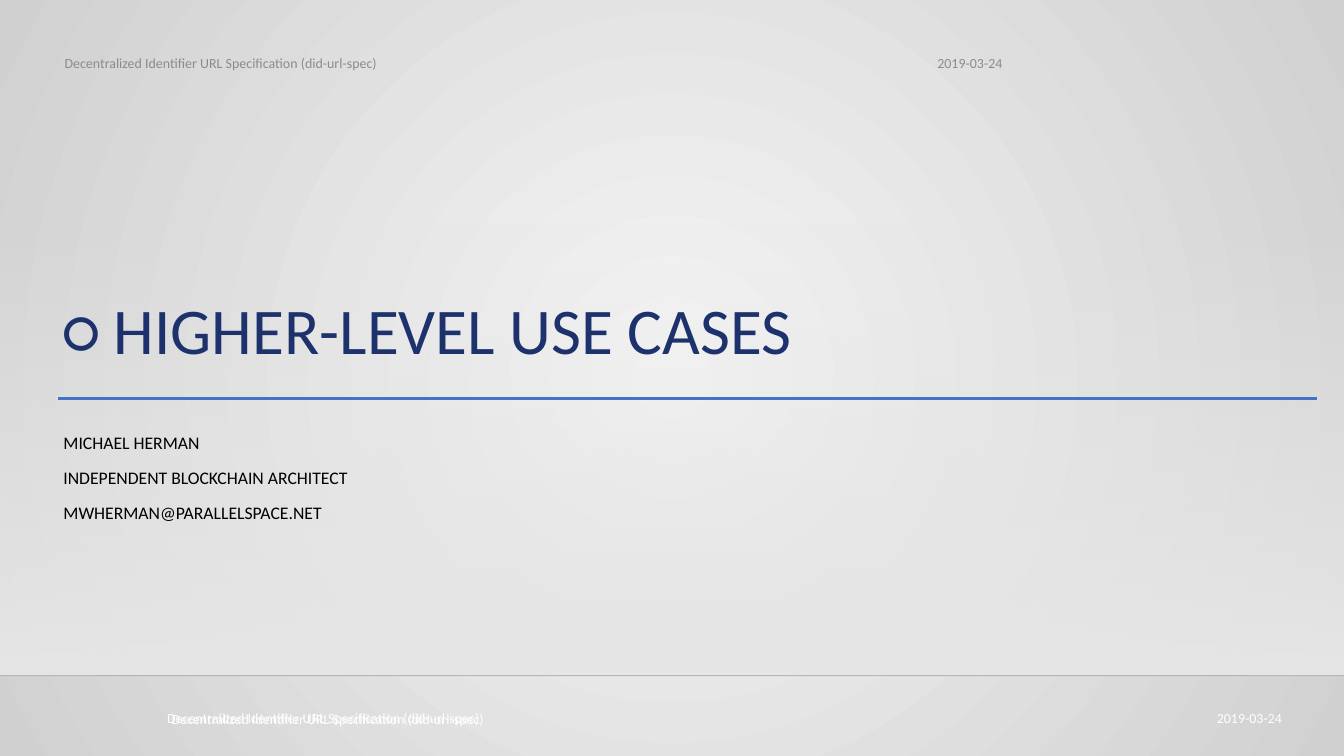
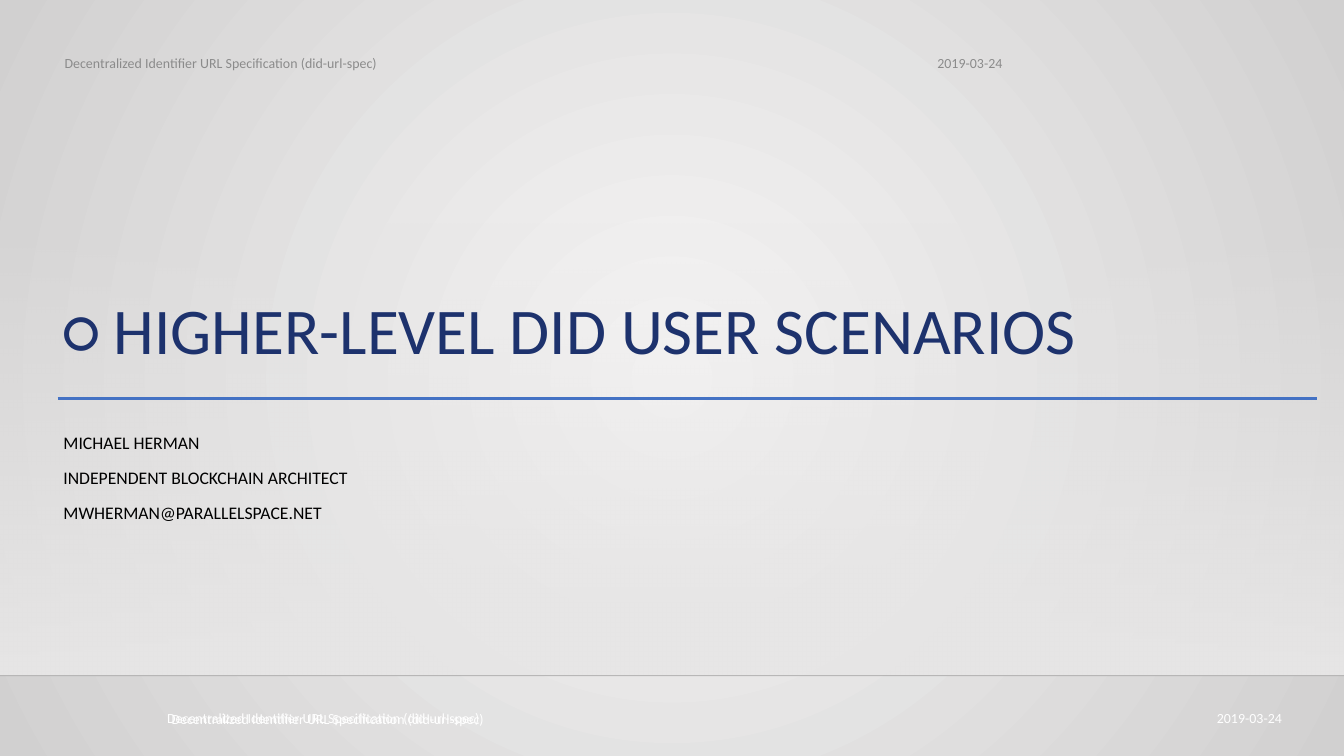
Before and after one commit to mwherman2000/did-uri-spec, a slide deck: slide 36 of src/HBB-did-url-spec v0.6.pptx (slide 37 before the commit). Drawn at 1344x756 pixels with LibreOffice and Linux fonts; fonts in the diff are those of the drawing; background and template pictures are left out. Boxes give left, top, right and bottom in pixels: in the first picture for what was removed or moved away, otherwise in the second. Text is boxed around its words. In the diff, an @@ line names an element or a change of style, - is before the commit and + after.

```diff
--- a/src/HBB-did-url-spec v0.6.pptx
+++ b/src/HBB-did-url-spec v0.6.pptx
@@ title at box(114, 311, 1076, 355): text changed @@
-○ HIGHER-LEVEL USE CASES
+○ HIGHER-LEVEL DID USER SCENARIOS
```
Also in this commit, not shown: 5 other slides changed, 3 slides added, 4 other files.
